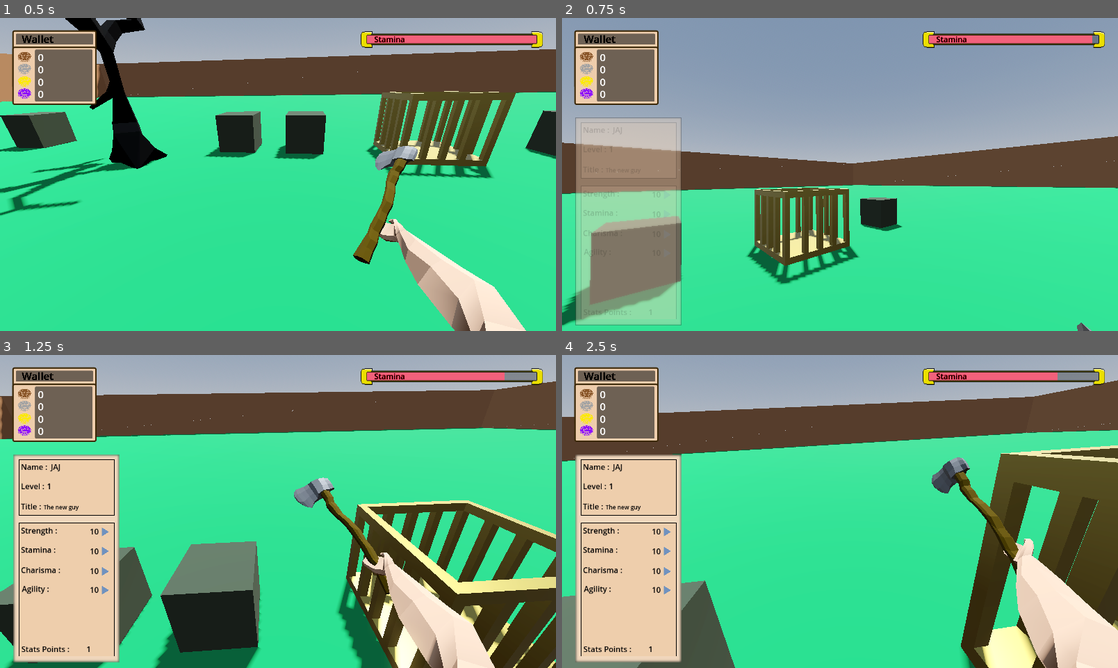
Above: before the commit, frames 1-4 (two rows, left to right).
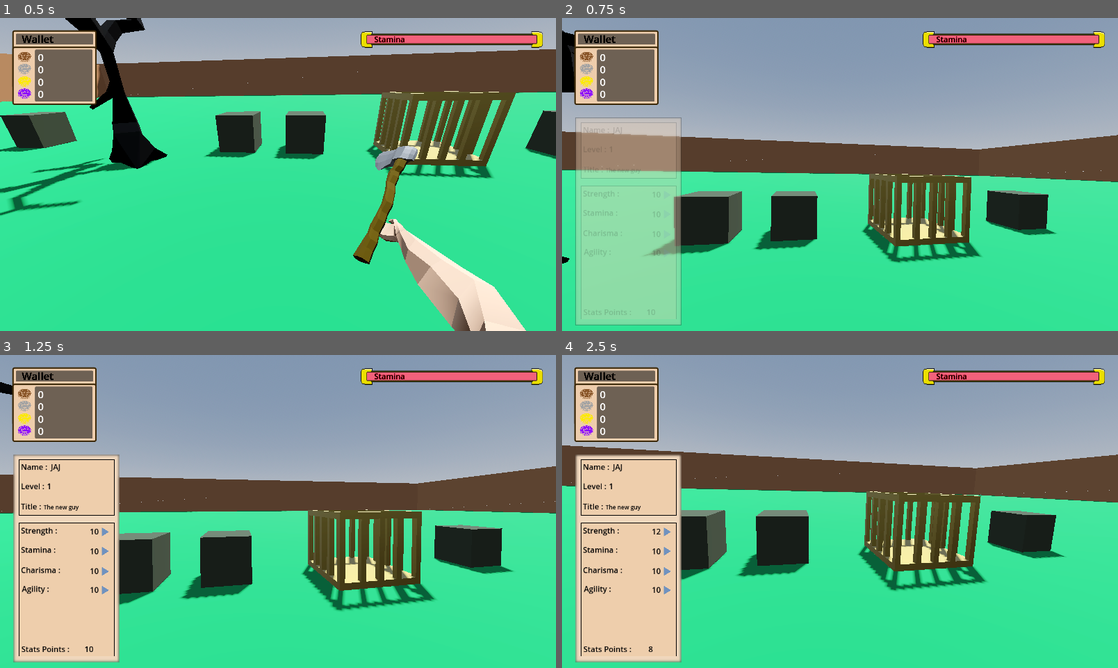
Above: after the commit, the same moments.

Repository: TontonJaj/ThickWood-Main
Game: Godot game, scene res://Scenes/world.tscn
Two runs of this game, one before a commit and one after it. Both use one fixed random seed, a clock stepped at 60 frames per second and the inputs below.
Inputs (mouse positions are in pixels of both pictures, inside the frame that each line leads up to):
- Up to frame 1 (0.5 s): no input
- Up to frame 2 (0.75 s): move the mouse to (867, 174) at 0.52 s; hold W (up) from 0.53 s (still down); tap Tab (openingtab) at 0.6 s; click (867, 174) at 0.67 s
- Up to frame 3 (1.25 s): keep holding W (up); tap Space (jump) at 0.77, 1.07 s; tap Shift (sprint) at 0.8 s
- Up to frame 4 (2.5 s): release W (up) at 1.25 s; click (662, 530) at 1.27 s; click (662, 530) at 2.02 s

Frame 1 is identical in both runs. In frame 2, 24% of the frame differs, in the area x 0-100%, y 4-100%; in frame 3, 69%, in the area x 0-100%, y 0-100%; in frame 4, 50%.

Commit message:
work on the caracteristic menu (statspointswhen pressing and lock movement of player and cam witout pausing) stamina bar

Diff:
--- a/Scenes/GUI.tscn
+++ b/Scenes/GUI.tscn
@@ -583,7 +583,7 @@
 text = "1"
 horizontal_alignment = 1
 
-[node name="TextureButton1" type="TextureButton" parent="PlayerInfo/CaracteristicPanel/SkillList"]
+[node name="UpButtonStrength" type="TextureButton" parent="PlayerInfo/CaracteristicPanel/SkillList"]
 layout_mode = 0
 offset_left = 154.0
 offset_top = 4.0
@@ -593,7 +593,7 @@
 texture_normal = ExtResource("9_0svvb")
 texture_pressed = ExtResource("10_gt65h")
 
-[node name="TextureButton2" type="TextureButton" parent="PlayerInfo/CaracteristicPanel/SkillList"]
+[node name="UpButtonStamina" type="TextureButton" parent="PlayerInfo/CaracteristicPanel/SkillList"]
 layout_mode = 0
 offset_left = 154.0
 offset_top = 44.0
@@ -603,7 +603,7 @@
 texture_normal = ExtResource("9_0svvb")
 texture_pressed = ExtResource("10_gt65h")
 
-[node name="TextureButton3" type="TextureButton" parent="PlayerInfo/CaracteristicPanel/SkillList"]
+[node name="UpButtonCharisma" type="TextureButton" parent="PlayerInfo/CaracteristicPanel/SkillList"]
 layout_mode = 0
 offset_left = 154.0
 offset_top = 86.0
@@ -613,7 +613,7 @@
 texture_normal = ExtResource("9_0svvb")
 texture_pressed = ExtResource("10_gt65h")
 
-[node name="TextureButton4" type="TextureButton" parent="PlayerInfo/CaracteristicPanel/SkillList"]
+[node name="UpButtonAgility" type="TextureButton" parent="PlayerInfo/CaracteristicPanel/SkillList"]
 layout_mode = 0
 offset_left = 154.0
 offset_top = 125.0
@@ -630,3 +630,4 @@
 
 [connection signal="timeout" from="PlayerInfo/StaminaBar/ProgressBar/StaminaRegen" to="PlayerInfo/StaminaBar" method="_on_stamina_regen_timeout"]
 [connection signal="timeout" from="PlayerInfo/StaminaBar/ProgressBar/StaminaDegen" to="PlayerInfo/StaminaBar" method="_on_stamina_degen_timeout"]
+[connection signal="button_up" from="PlayerInfo/CaracteristicPanel/SkillList/UpButtonStrength" to="PlayerInfo/CaracteristicPanel" method="_on_up_button_strength_button_up"]
--- a/Scripts/axe.gd
+++ b/Scripts/axe.gd
@@ -2,6 +2,7 @@
 
 @onready var animation_player = $"../../../../../AnimationPlayer"
 @onready var raycasts = $Raycasts
+@onready var player = $"../../../../../"
 
 var is_swinging = false
 var collidedTreeDictionnary = {
@@ -34,10 +35,11 @@
 		end_swing()
 
 func start_swing() -> void:
-	is_swinging = true
-	enable_all_raycasts()
-	clearcollidedTreeDictionnary()
-	choppedAlready = false
+	if player.playerFixed != true:
+		is_swinging = true
+		enable_all_raycasts()
+		clearcollidedTreeDictionnary()
+		choppedAlready = false
 
 func end_swing() -> void:
 	is_swinging = false
--- a/Scripts/caracteristic_panel.gd
+++ b/Scripts/caracteristic_panel.gd
@@ -1,25 +1,25 @@
 extends Panel
 
 var is_open = false
+@onready var player = $"../../../Player"
 @onready var strengthDisplayed = $SkillList/Strength
 @onready var staminaDisplayed = $SkillList/Stamina
 @onready var charismaDisplayed = $SkillList/Charisma
 @onready var agilityDisplayed = $SkillList/Agility
 @onready var statsPointsDisplayed = $SkillList/StatsPoints
 @onready var staminabar = $"../StaminaBar"
-@onready var strength = $"../../../Player".strength
-@onready var stamina = $"../../../Player".stamina
-@onready var charisma = $"../../../Player".charisma
-@onready var agility = $"../../../Player".agility
-@onready var locked = $"../../../Player".locked
 
 
 func _ready():
 	close_panel()
-	strengthDisplayed.text = str(strength)
-	staminaDisplayed.text = str(stamina)
-	charismaDisplayed.text = str(charisma)
-	agilityDisplayed.text = str(agility)
+	update_caracteristics_displayed()
+
+func update_caracteristics_displayed():
+	strengthDisplayed.text = str(player.strength)
+	staminaDisplayed.text = str(player.stamina)
+	charismaDisplayed.text = str(player.charisma)
+	agilityDisplayed.text = str(player.agility)
+	statsPointsDisplayed.text = str(player.statspoints)
 
 
 
@@ -31,21 +31,32 @@
 			close_panel()
 			#Global.resume()
 			$AnimationPlayer.play_backwards("blur")
-			locked = false
+			player.locked = false
 			Input.set_mouse_mode(Input.MOUSE_MODE_CAPTURED)
 		else:
 			open_panel()
 			#Global.pause()
 			$AnimationPlayer.play("blur")
-			locked = true
+			player.locked = true
 			Input.set_mouse_mode(Input.MOUSE_MODE_VISIBLE)
 
 func open_panel():
 	self.visible = true
 	is_open = true
+	player.playerFixed = true
 
 func close_panel():
 	self.visible = false
 	is_open = false
+	player.playerFixed = false
 
 #func pause the game if panel open
+
+
+func _on_up_button_strength_button_up():
+	if player.statspoints >= 1:
+		player.strength += 1
+		player.statspoints -= 1
+		print(player.statspoints)
+		print(player.strength)
+		update_caracteristics_displayed()
--- a/Scripts/player.gd
+++ b/Scripts/player.gd
@@ -52,7 +52,7 @@
 var holdDegenValue = 0.2
 var staminaValue : float = 100
 
-
+var playerFixed = false
 var picked : bool = false
 var is_chopping = false
 var is_sprinting = false
@@ -87,7 +87,7 @@
 func level_up():
 	level += 1
 	experience_required = get_required_experience(level + 1)
-	statspoints = statspoints + 3
+	statspoints += 3
 	print("you have now : ", statspoints," stats points")
 
 
@@ -145,7 +145,7 @@
 			drop_object()
 	elif event is InputEventMouseButton:
 		if event.button_index == MOUSE_BUTTON_LEFT and event.pressed and staminaValue>=5:#stamina>10 for the moment but will need to be > than required stamina, determined by axe_stamina_requirement
-			if is_chopping == false:
+			if is_chopping == false and playerFixed != true:
 				start_chop_animation()
 				staminaValue -= 5#lose_stamina()#depend on the axe used in this case
 				staminaBar.update_stamina_bar()
@@ -165,7 +165,7 @@
 		velocity.y -= gravity * delta
 
 	# Handle jump.
-	if Input.is_action_just_pressed("jump") and is_on_floor():
+	if Input.is_action_just_pressed("jump") and is_on_floor() and playerFixed != true and staminaValue >= 15:
 		velocity.y = JUMP_VELOCITY
 		$Jump.playing = true
 		is_jumping = true
@@ -196,20 +196,22 @@
 	#var direction = -(body.transform.basis * Vector3(input_dir.x, 0, input_dir.y)).normalized()
 	var direction = Vector3(-input_dir.x, 0, -input_dir.y)
 	direction = direction.rotated(Vector3.UP, body.rotation.y)
-	if is_on_floor():
-		if direction:
+
+	if playerFixed != true: #cant move if for exemple is in caracteristic menu
+		if is_on_floor() and direction:
+
 			velocity.x = direction.x * speed
 			velocity.z = direction.z * speed
 			if not animation_player.is_playing():
 				animation_player.play("metarig|walking")
 				animation_player.set_speed_scale(1.0)
 		else:
-			velocity.x = lerp(velocity.x, direction.x * speed, delta * 7.0)
-			velocity.z = lerp(velocity.z, direction.z * speed, delta * 7.0)
-
-	else:
-		velocity.x = lerp(velocity.x, direction.x * speed, delta * 2.0)
-		velocity.z = lerp(velocity.z, direction.z * speed, delta * 2.0)
+			velocity.x = lerp(velocity.x, direction.x * speed, delta * 2.0)
+			velocity.z = lerp(velocity.z, direction.z * speed, delta * 2.0)
+
+	else: #gradually reduce velocity when player is fixed
+		velocity.x = lerp(velocity.x, 0.0, delta * 5.0)
+		velocity.z = lerp(velocity.z, 0.0, delta * 5.0)
 
 	#Head BOB
 	t_bob += delta * velocity.length() * float(is_on_floor())
@@ -226,7 +228,6 @@
 		var b = hand.global_transform.origin
 		picked_object.set_linear_velocity((b-a) * pull_power)
 
-	#Opening Gui
 
 
 
@@ -238,6 +239,7 @@
 
 
 	move_and_slide()
+
 
 func _headbob(time) -> Vector3:
 	var pos = Vector3.ZERO
--- a/Scripts/stamina_bar.gd
+++ b/Scripts/stamina_bar.gd
@@ -14,18 +14,15 @@
 
 
 func timer_control():
-	var is_chopping = player.is_chopping
-	var picked = player.picked
-	var is_sprinting = player.is_sprinting
-	var is_jumping = player.is_jumping
 
-	if picked or is_sprinting or is_chopping or is_jumping:  #if doing difficult activities
+	if player.picked or player.is_sprinting or player.is_chopping or player.is_jumping:  #if doing difficult activities
 		$ProgressBar/StaminaRegen.stop()
 		$ProgressBar/StaminaDegen.start()
-	elif not picked:
+	elif not player.picked:
 		$ProgressBar/StaminaDegen.stop()
 		await get_tree().create_timer(1.0).timeout
-		$ProgressBar/StaminaRegen.start()
+		if !player.picked:
+			$ProgressBar/StaminaRegen.start()
 
 func _on_stamina_regen_timeout() :
 	if player.staminaValue < (100-player.staminaRegenStat):
